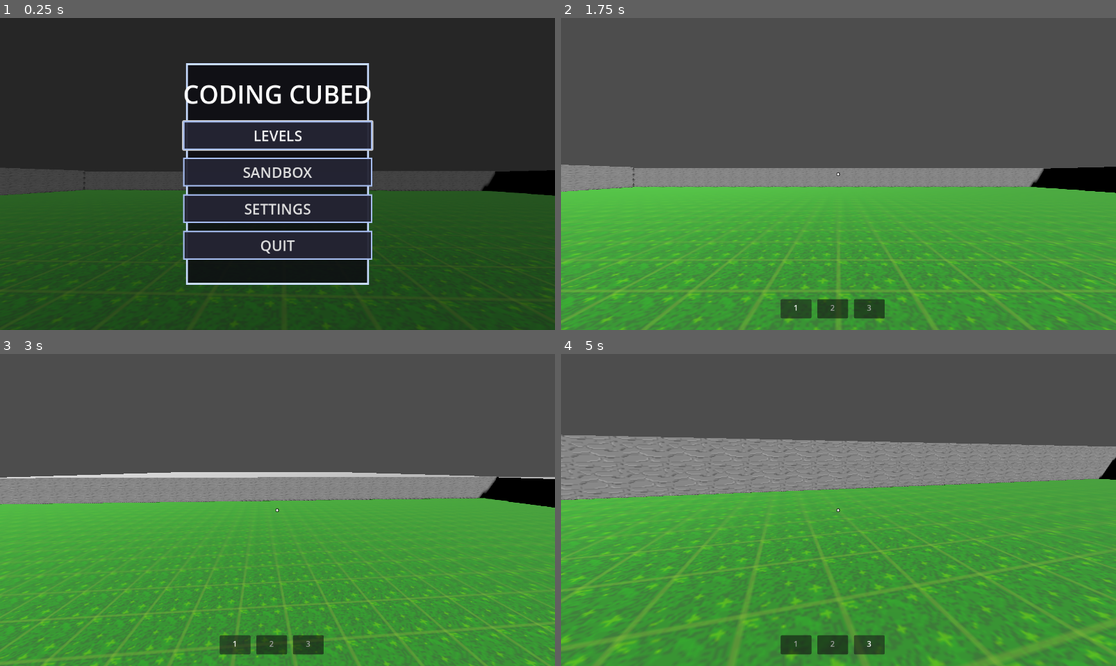
Above: before the commit, frames 1-4 (two rows, left to right).
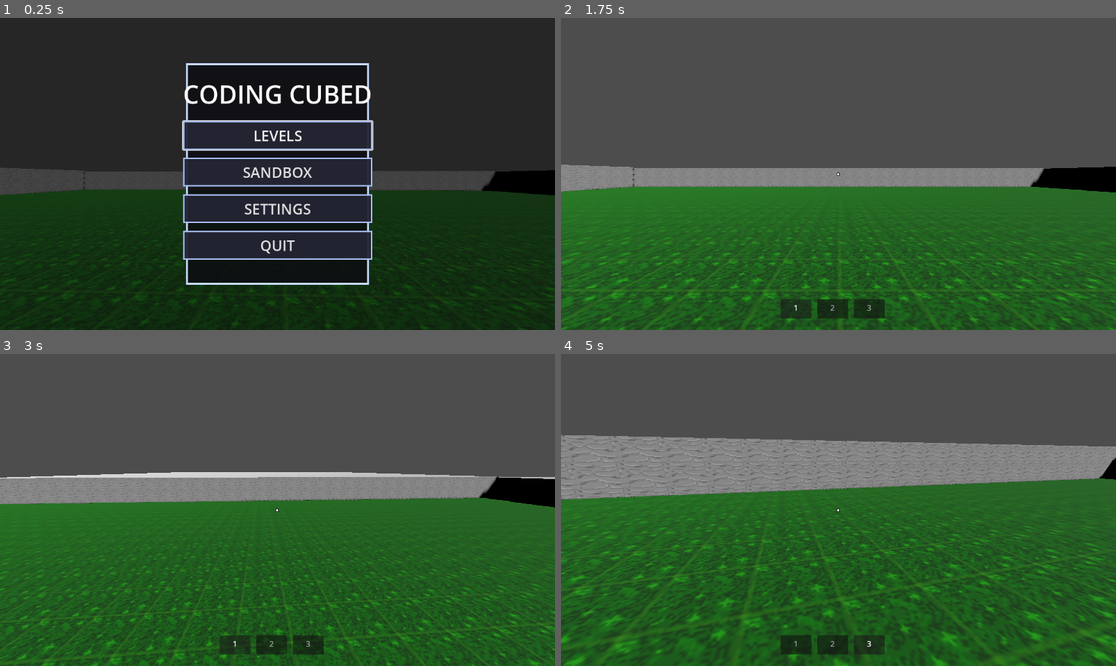
Above: after the commit, the same moments.

Repository: Mooshem/Software-Fungineers
Game: Godot game, scene res://Levels/main_menu.tscn
Two runs of this game, one before a commit and one after it. Both use one fixed random seed, a clock stepped at 60 frames per second and the inputs below.
Inputs (mouse positions are in pixels of both pictures, inside the frame that each line leads up to):
- Up to frame 1 (0.25 s): no input
- Up to frame 2 (1.75 s): move the mouse to (960, 158) at 0.52 s; press the mouse at (960, 158) at 0.53 s; hold D (move_right) 0.53-1.25 s; tap Space (jump) at 0.77 s; release the mouse at (960, 158) at 1.25 s; click "LEVEL 1 (PLACEHOLDER)" at 1.25 s
- Up to frame 3 (3 s): tap Enter at 2 s; move the mouse to (249, 510) at 2.02 s; hold W (move_forward) from 2.03 s (still down); tap I (interact) at 2.1 s; tap Space (jump) at 2.27 s; move the mouse to (288, 503) at 2.77 s; right-click (288, 503) at 2.85 s
- Up to frame 4 (5 s): keep holding W (move_forward); move the mouse to (832, 516) at 3.52 s; tap Shift (running) at 3.6 s; tap Space (jump) at 3.77, 4.52 s; move the mouse to (877, 513) at 4.27 s; tap Mouse wheel down (scroll_down) at 4.35 s

The runs differ from the first frame. In frame 1, 30% of the frame differs, in the area x 0-100%, y 55-100%; in frame 2, 45%; in frame 3, 52%; in frame 4, 56%, in the area x 0-100%, y 39-100%.

Commit message:
Forced sRGB on grass texture

Diff:
--- a/coding-cubed/Levels/sandbox.tscn
+++ b/coding-cubed/Levels/sandbox.tscn
@@ -2,7 +2,7 @@
 
 [ext_resource type="PackedScene" uid="uid://bn86nsjl8plpi" path="res://Player/player.tscn" id="1_7t7j1"]
 [ext_resource type="Texture2D" uid="uid://bngv356x2wv6p" path="res://assets/PNGs/block-2.png" id="2_o45c4"]
-[ext_resource type="Texture2D" uid="uid://o3hwhlhii1wh" path="res://assets/PNGs/grass2.png" id="3_o45c4"]
+[ext_resource type="Texture2D" uid="uid://o3hwhlhii1wh" path="res://PNGs/grass2.png" id="3_o45c4"]
 
 [sub_resource type="StandardMaterial3D" id="StandardMaterial3D_o45c4"]
 albedo_texture = ExtResource("2_o45c4")
@@ -15,6 +15,7 @@
 
 [sub_resource type="StandardMaterial3D" id="StandardMaterial3D_fmlkh"]
 albedo_texture = ExtResource("3_o45c4")
+albedo_texture_force_srgb = true
 uv1_scale = Vector3(150, 100, 1)
 
 [sub_resource type="BoxMesh" id="BoxMesh_um60u"]
@@ -83,6 +84,7 @@
 transform = Transform3D(50, 0, 0, 0, 50, 0, 0, 0, 50, 0, -25, 0)
 
 [node name="MeshInstance3D" type="MeshInstance3D" parent="Floor" unique_id=1969319368]
+transform = Transform3D(1, 0, 0, 0, 1, 0, 0, 0, 1, 0.0003761673, 0.00037908554, 0.00043048858)
 mesh = SubResource("BoxMesh_um60u")
 
 [node name="CollisionShape3D" type="CollisionShape3D" parent="Floor" unique_id=961036303]
Not shown, changed: coding-cubed/assets/PNGs/grass2.png.import
